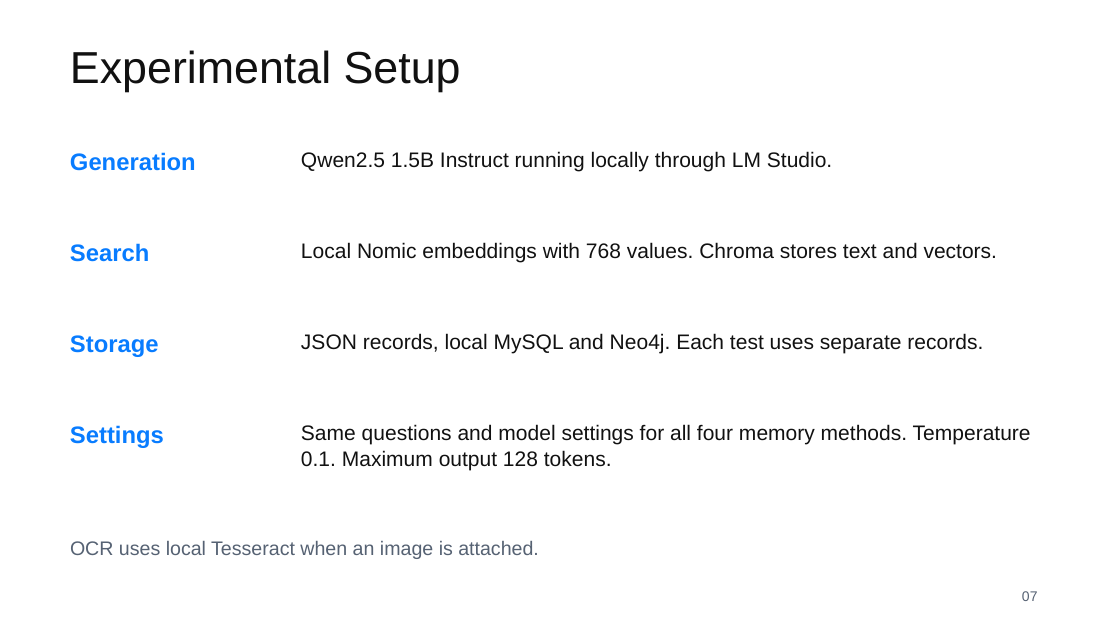
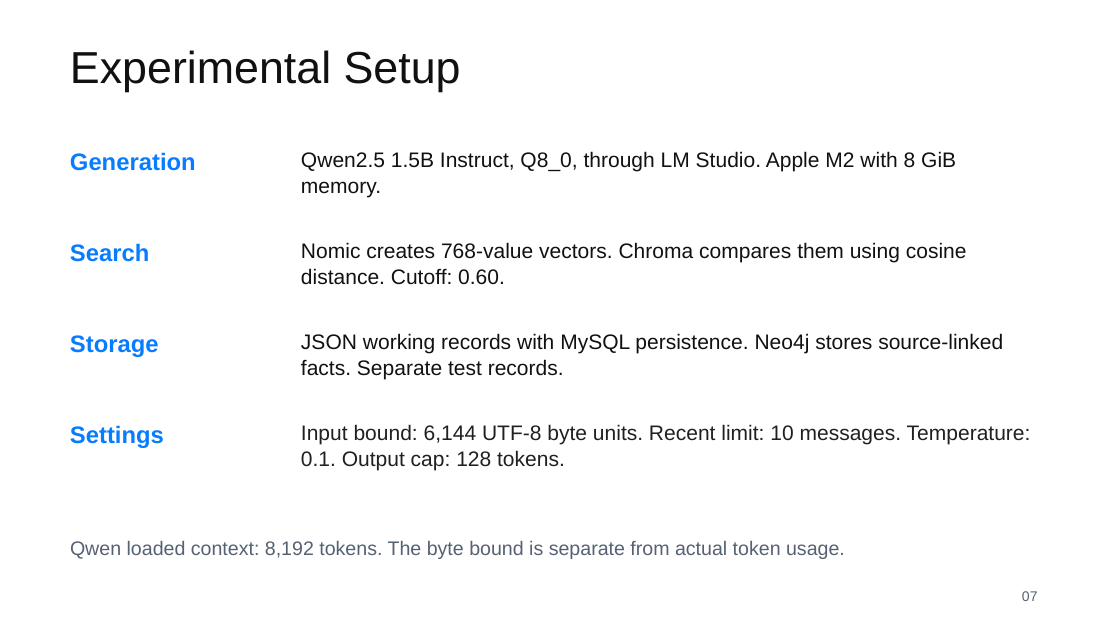
Before and after one commit to amitojsingh1306-prog/AITutorResearchProject, a slide deck: slide 7 of deliverables/Hybrid_Memory_Benchmark_Review_Research_Aligned.pptx. Drawn at 1120x630 pixels with LibreOffice and Linux fonts; fonts in the diff are those of the drawing. Boxes give left, top, right and bottom in pixels: in the first picture for what was removed or moved away, otherwise in the second. Text is boxed around its words. In the diff, an @@ line names an element or a change of style, - is before the commit and + after.

```diff
--- a/deliverables/Hybrid_Memory_Benchmark_Review_Research_Aligned.pptx
+++ b/deliverables/Hybrid_Memory_Benchmark_Review_Research_Aligned.pptx
@@ text at [301, 151, 956, 197]: text changed @@
-Qwen2.5 1.5B Instruct running locally through LM Studio.
+Qwen2.5 1.5B Instruct, Q8_0, through LM Studio. Apple M2 with 8 GiB memory.
@@ text at [301, 242, 967, 285]: text changed @@
-Local Nomic embeddings with 768 values. Chroma stores text and vectors.
+Nomic creates 768-value vectors. Chroma compares them using cosine distance. Cutoff: 0.60.
@@ text at [301, 333, 1003, 379]: text changed @@
-JSON records, local MySQL and Neo4j. Each test uses separate records.
+JSON working records with MySQL persistence. Neo4j stores source-linked facts. Separate test records.
@@ text at [301, 424, 1031, 470]: text changed; text colour #111111 to #202020 @@
-Same questions and model settings for all four memory methods. Temperature 0.1. Maximum output 128 tokens.
+Input bound: 6,144 UTF-8 byte units. Recent limit: 10 messages. Temperature: 0.1. Output cap: 128 tokens.
@@ text at [70, 541, 845, 559]: text changed @@
-OCR uses local Tesseract when an image is attached.
+Qwen loaded context: 8,192 tokens. The byte bound is separate from actual token usage.
```
Also in this commit, not shown: 5 other slides changed.
